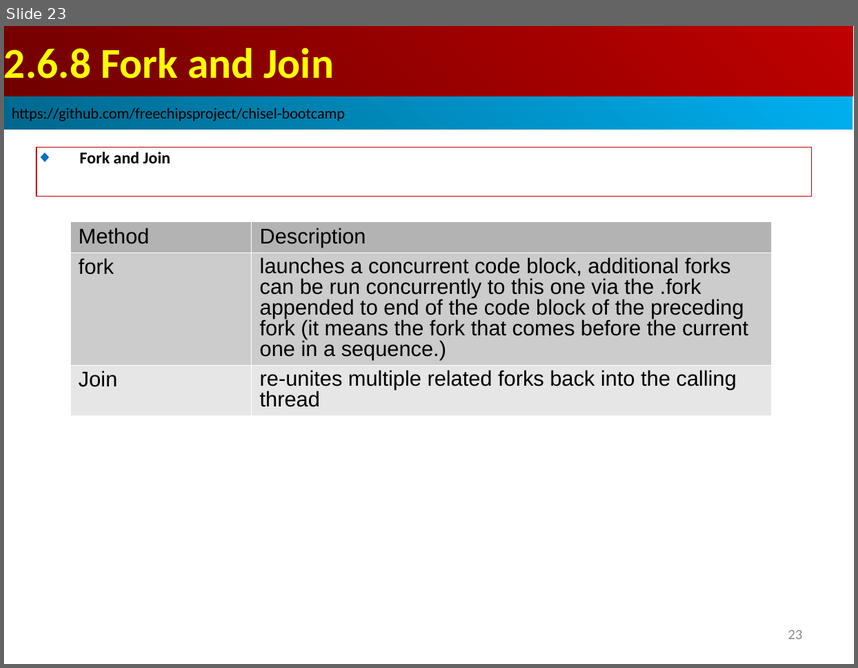
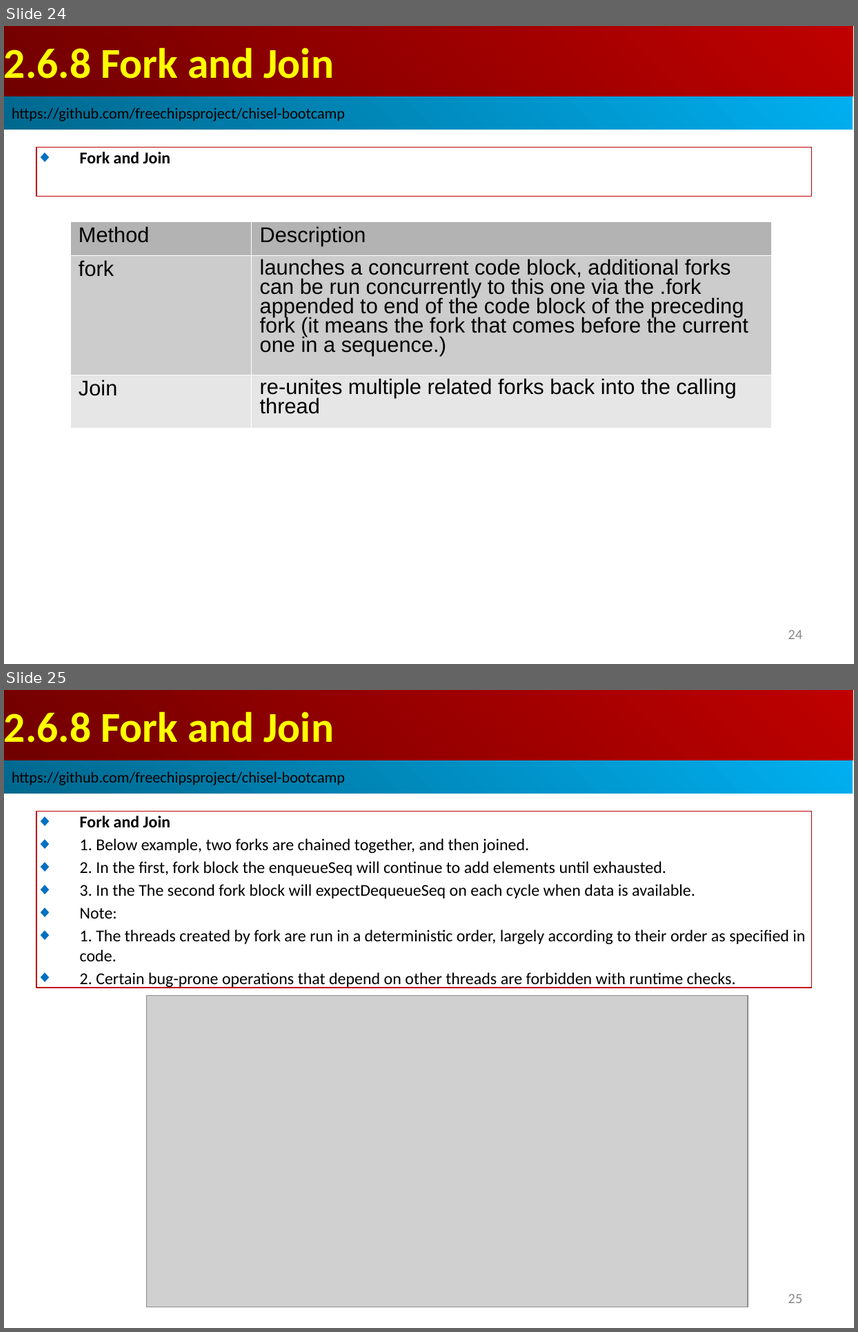
Before and after one commit to peterhchen/AIU_CS800_Chisel, a slide deck: 300_UCB_BC/002.6_Test/000_Video/002.6_Test.ppt. Shown one above the other, each under a label of ours: slide 23 before the commit, slides 24 and 25 after it. The pictures are 858x668 and 858x1332 pixels, drawn with LibreOffice and Linux fonts; fonts in the diff are those of the drawing; grey boxes stand for pictures. Boxes give left, top, right and bottom in pixels: in the first picture for what was removed or moved away, otherwise in the second. Text is boxed around its words. In the diff, an @@ line names an element or a change of style, - is before the commit and + after.

```diff
--- a/300_UCB_BC/002.6_Test/000_Video/002.6_Test.ppt
+++ b/300_UCB_BC/002.6_Test/000_Video/002.6_Test.ppt
@@ slide 25 added at <box>4,690,854,1328</box>, background #FFFFFF @@
@@ rectangle added at <box>4,690,853,760</box>, fill gradient #BF0000 to #710000, 36 pt, text #FFFF00, bold @@
+2.6.8 Fork and Join
@@ rectangle added at <box>4,760,853,793</box>, fill gradient #00AFEF to #00688E, 13 pt, text #000000 @@
+https://github.com/freechipsproject/chisel-bootcamp
@@ rectangle added at <box>36,811,811,987</box>, outline #C00000 0.74 pt, 14 pt, text #000000 @@
+◆ Fork and Join
+◆ 1. Below example, two forks are chained together, and then joined.
+◆ 2. In the first, fork block the enqueueSeq will continue to add elements until exhausted.
+◆ 3. In the The second fork block will expectDequeueSeq on each cycle when data is available.
+◆ Note:
+◆ 1. The threads created by fork are run in a deterministic order, largely according to their order as specified in code.
+◆ 2. Certain bug-prone operations that depend on other threads are forbidden with runtime checks.
@@ picture added at <box>147,995,748,1306</box> @@
@@ page number added at <box>788,1294,802,1303</box>, 12 pt, text #8B8B8B @@
+25
@@ what was slide 23 is now slide 24 @@
@@ slide 24 changed as well @@
@@ table at <box>70,221,771,428</box> @@
@@ line spacing 0.93 to 0.87 @@
@@ line spacing 0.87 to 0.81 @@
@@ page number at <box>788,630,802,639</box>: text changed @@
-23
+24
```
Also in this commit, not shown: 9 other slides changed, 8 other slides added.
